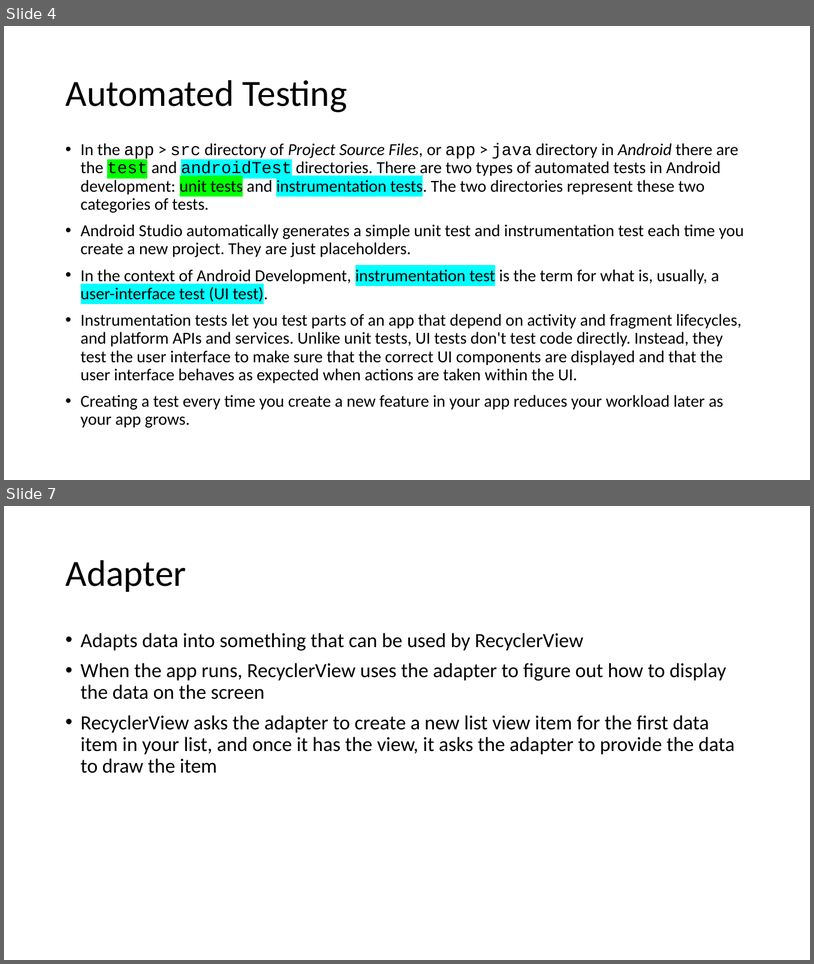
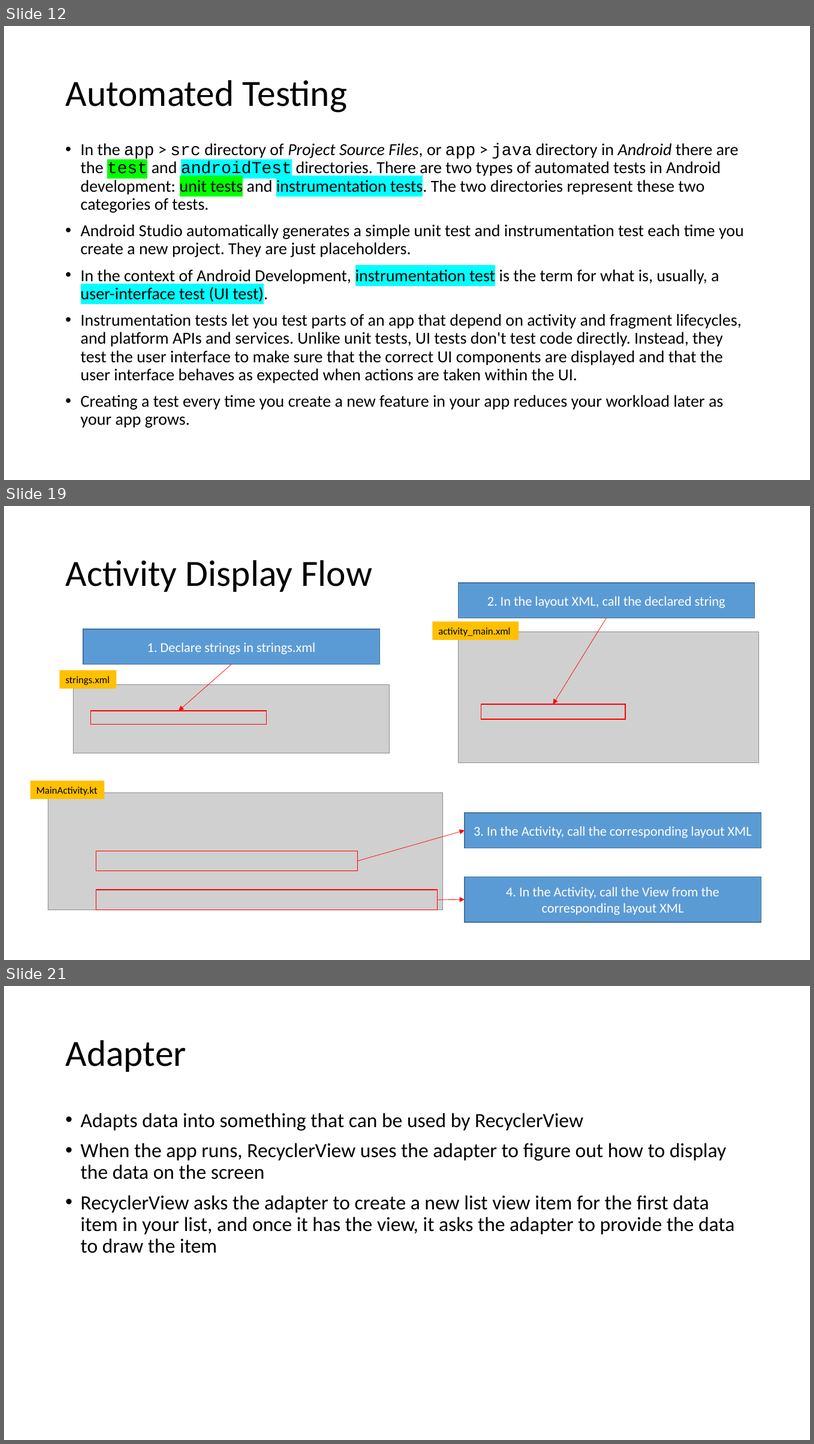
Before and after one commit to joellecorliss/Associate-Android-Developer, a slide deck: Android Basics in Kotlin.pptx. Shown one above the other, each under a label of ours: slides 4 and 7 before the commit, slides 12, 19 and 21 after it; the slides between them are not shown. The pictures are 814x964 and 814x1444 pixels, drawn with LibreOffice and Linux fonts; fonts in the diff are those of the drawing; grey boxes stand for pictures. Boxes give left, top, right and bottom in pixels: in the first picture for what was removed or moved away, otherwise in the second. Text is boxed around its words. In the diff, an @@ line names an element or a change of style, - is before the commit and + after.

```diff
--- a/Android Basics in Kotlin.pptx
+++ b/Android Basics in Kotlin.pptx
@@ slide 19 added at box(4, 506, 810, 960), background #FFFFFF @@
@@ title added at box(65, 560, 372, 592), 44 pt, text #000000 @@
+Activity Display Flow
@@ rectangle added at box(458, 583, 755, 618), fill #5B9BD5, outline #43739E 1 pt, 16 pt, text #FFFFFF @@
+2. In the layout XML, call the declared string
@@ rectangle added at box(83, 630, 380, 664), fill #5B9BD5, outline #43739E 1 pt, 16 pt, text #FFFFFF @@
+1. Declare strings in strings.xml
@@ rectangle added at box(433, 622, 519, 640), fill #FFC000, 12 pt, text #000000 @@
+activity_main.xml
@@ picture added at box(458, 631, 759, 762) @@
@@ arrow added from (606, 618) to (553, 704), #FF0000 0.5 pt @@
@@ arrow added from (231, 664) to (179, 711), #FF0000 0.5 pt @@
@@ rectangle added at box(60, 670, 117, 688), fill #FFC000, 12 pt, text #000000 @@
+strings.xml
@@ picture added at box(74, 684, 390, 753) @@
@@ rectangle added at box(91, 711, 267, 724), outline #FF0000 1 pt @@
@@ rectangle added at box(482, 704, 626, 719), outline #FF0000 1 pt @@
@@ rectangle added at box(30, 781, 105, 799), fill #FFC000, 12 pt, text #000000 @@
+MainActivity.kt
@@ picture added at box(48, 793, 443, 910) @@
@@ rectangle added at box(465, 813, 761, 848), fill #5B9BD5, outline #43739E 1 pt, 16 pt, text #FFFFFF @@
+3. In the Activity, call the corresponding layout XML
@@ arrow added from (358, 861) to (465, 830), #FF0000 0.5 pt @@
@@ rectangle added at box(96, 851, 358, 871), outline #FF0000 1 pt @@
@@ rectangle added at box(465, 876, 761, 922), fill #5B9BD5, outline #43739E 1 pt, 16 pt, text #FFFFFF @@
+4. In the Activity, call the View from the corresponding layout XML
@@ rectangle added at box(96, 889, 438, 910), outline #FF0000 1 pt @@
@@ arrow added from (438, 900) to (465, 899), #FF0000 0.5 pt @@
@@ what was slide 4 is now slide 12 @@
@@ what was slide 7 is now slide 21 @@
```
Also in this commit, not shown: 3 slides changed, 14 other slides added.
